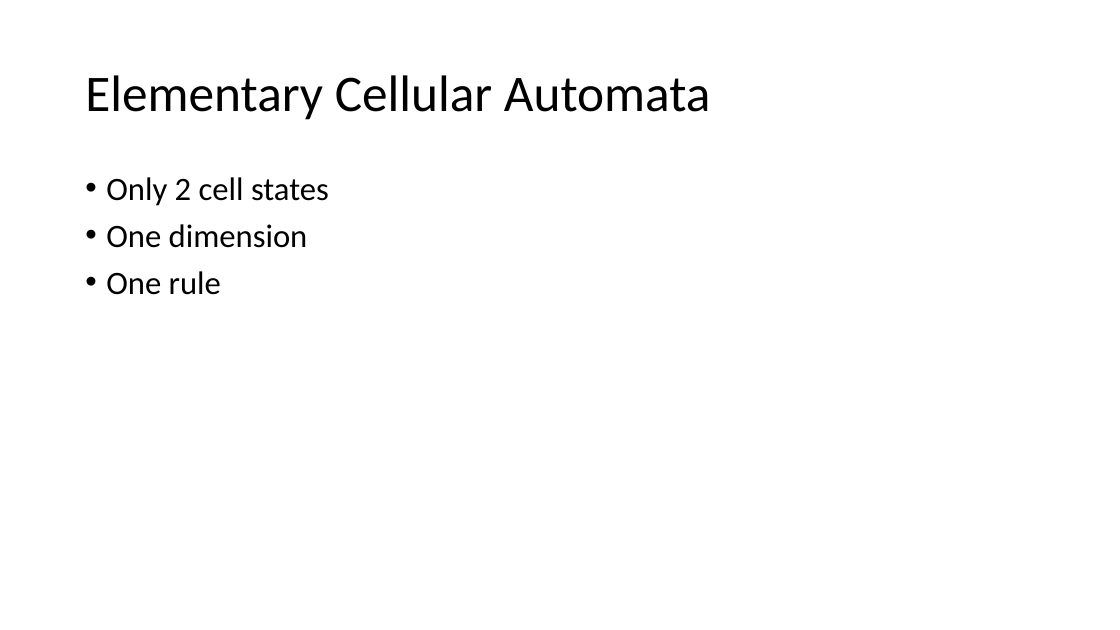
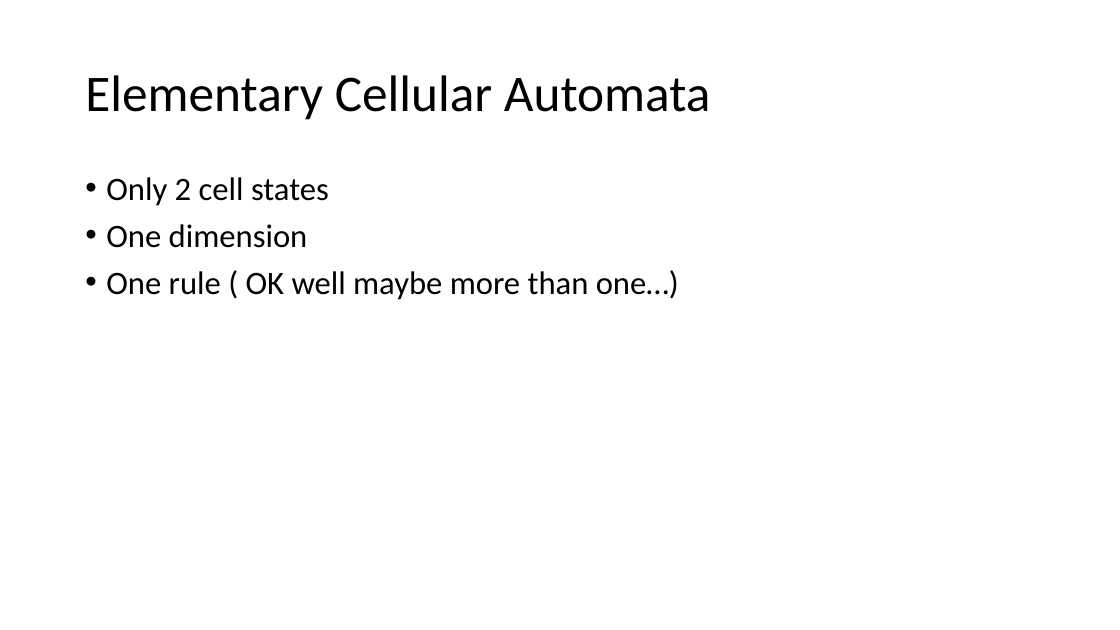
Before and after one commit to armadilloNik/SeptemberDallasFp, a slide deck: slide 4 of Elementary Cellular Automaton.pptx. Drawn at 1120x630 pixels with LibreOffice and Linux fonts; fonts in the diff are those of the drawing. Boxes give left, top, right and bottom in pixels: in the first picture for what was removed or moved away, otherwise in the second. Text is boxed around its words. In the diff, an @@ line names an element or a change of style, - is before the commit and + after.

```diff
--- a/Elementary Cellular Automaton.pptx
+++ b/Elementary Cellular Automaton.pptx
@@ text at [106, 270, 679, 300]: text changed @@
-• One rule
+• One rule ( OK well maybe more than one…)
```
Also in this commit, not shown: 1 slide added, 1 slide removed, 3 other files.
